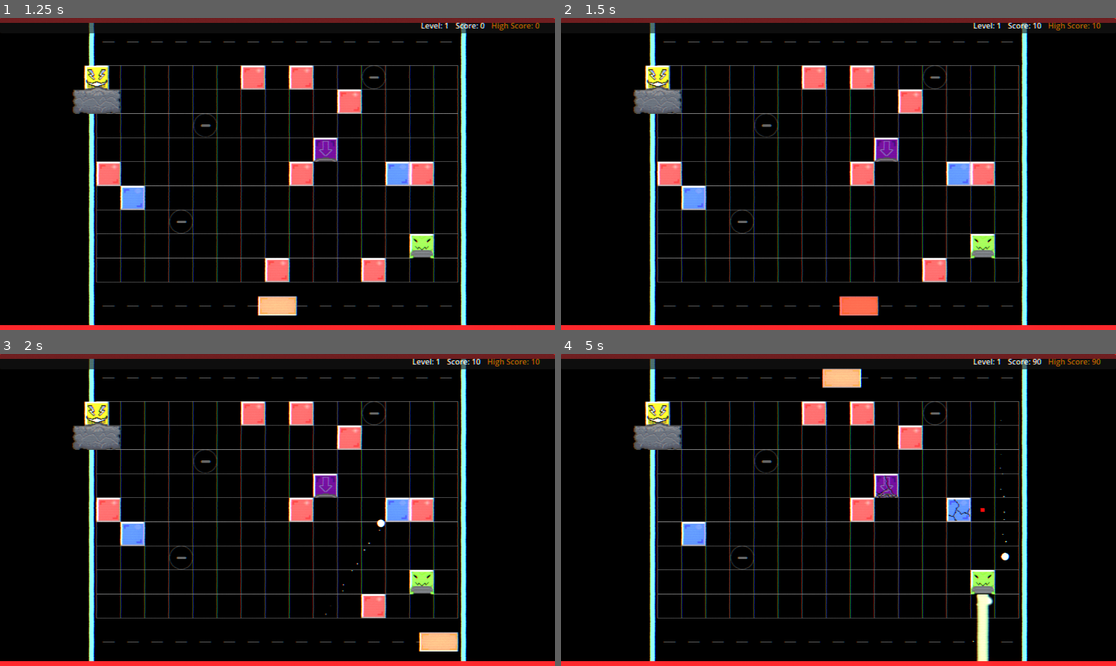
Above: before the commit, frames 1-4 (two rows, left to right).
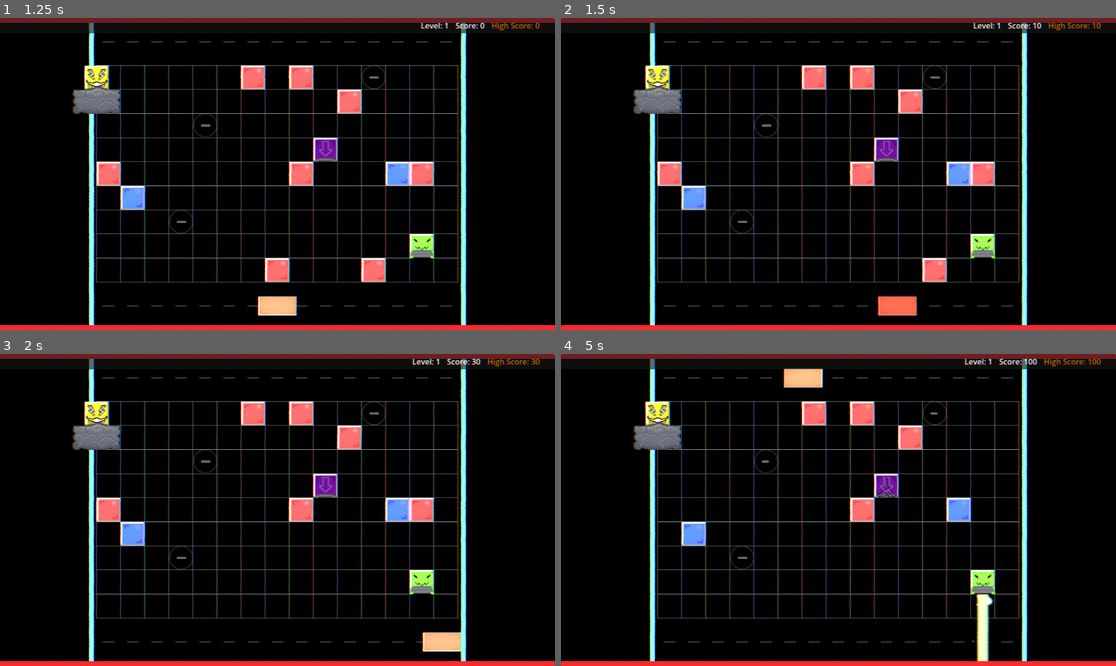
Above: after the commit, the same moments.

Repository: Nicheen/NotPong2025
Game: Godot game, scene res://scenes/menus/main_menu.tscn
The game is run twice, just before and just after one commit, with the same random seed, the same clock (stepped at 60 frames per second) and the same inputs.
Inputs (mouse positions are in pixels of both pictures, inside the frame that each line leads up to):
- Up to frame 1 (1.25 s): click "START GAME" at 0.5 s
- Up to frame 2 (1.5 s): tap Enter (ui_accept) at 1.25 s; move the mouse to (960, 158) at 1.27 s; hold D (move_right) from 1.28 s (still down); hold Shift (dash, bound only after the commit) from 1.28 s (still down)
- Up to frame 3 (2 s): keep holding D (move_right); keep holding Shift (dash, bound only after the commit); tap Enter (ui_accept) at 1.52 s
- Up to frame 4 (5 s): move the mouse to (727, 525) at 2.02 s; release D (move_right) at 2.03 s; release Shift (dash, bound only after the commit) at 2.03 s; hold S (teleport_down) 2.03-2.78 s; click (727, 525) at 2.1 s; tap Enter (ui_accept) at 2.27, 3.77, 4.52 s; tap Shift (dash, bound only after the commit) at 2.3, 3.6 s; move the mouse to (894, 441) at 2.77 s; hold D (move_right) 2.78-3.53 s; hold Shift (dash, bound only after the commit) 2.78-3.53 s; move the mouse to (810, 572) at 3.52 s; hold W (teleport_up) 3.53-4.28 s; move the mouse to (1005, 556) at 4.27 s; hold A (move_left) from 4.28 s (still down); hold Shift (dash, bound only after the commit) from 4.28 s (still down); click (1005, 556) at 4.35 s

Frame 1 is identical in both runs. In frame 2, 0.9% of the frame differs, in the area x 50-65%, y 89-96%; in frame 3, 0.6%; in frame 4, 1.3%, in the area x 37-98%, y 1-67%.

Commit message:
dash

Diff:
--- a/NOTPONG/effects/laser.tscn
+++ b/NOTPONG/effects/laser.tscn
@@ -139,7 +139,7 @@
 [node name="Line2D" type="Line2D" parent="."]
 unique_name_in_owner = true
 visible = false
-points = PackedVector2Array(40, 0, 1400, 0)
+points = PackedVector2Array(40, 0, 0, 0)
 texture = SubResource("ImageTexture_btyrk")
 texture_mode = 2
 begin_cap_mode = 2
--- a/NOTPONG/images/lila.svg
+++ /dev/null
@@ -1,3 +0,0 @@
-<svg xmlns="http://www.w3.org/2000/svg" width="200" height="200">
-  <rect width="200" height="200" fill="#800080"></rect>
-</svg>
--- a/NOTPONG/images/lime_green_square.svg
+++ /dev/null
@@ -1,4 +0,0 @@
-<svg width="64" height="64" viewBox="0 0 64 64" xmlns="http://www.w3.org/2000/svg">
-  <!-- Limegrön kvadrat -->
-  <rect x="4" y="4" width="56" height="56" fill="#32CD32" stroke="#228B22" stroke-width="2" rx="2"/>
-</svg>
--- a/NOTPONG/images/red_square.svg
+++ /dev/null
@@ -1,4 +0,0 @@
-<svg width="64" height="64" viewBox="0 0 64 64" xmlns="http://www.w3.org/2000/svg">
-  <!-- Röd kvadrat -->
-  <rect x="4" y="4" width="56" height="56" fill="#ff0000" stroke="#cc0000" stroke-width="2" rx="2"/>
-</svg>
--- a/NOTPONG/images/square_player_svg.svg
+++ /dev/null
@@ -1,26 +0,0 @@
-<svg width="128" height="64" viewBox="0 0 128 64" xmlns="http://www.w3.org/2000/svg">
-  <!-- Main rectangular body (2:1 ratio) -->
-  <rect x="4" y="4" width="120" height="56" fill="#4a90e2" stroke="#2c5aa0" stroke-width="2" rx="8"/>
-
-  <!-- Inner highlight -->
-  <rect x="8" y="8" width="112" height="48" fill="none" stroke="#6ba6f5" stroke-width="1" rx="6"/>
-
-  <!-- Cute eyes -->
-  <ellipse cx="40" cy="24" rx="8" ry="10" fill="#ffffff"/>
-  <ellipse cx="88" cy="24" rx="8" ry="10" fill="#ffffff"/>
-
-  <!-- Eye pupils -->
-  <circle cx="40" cy="26" r="4" fill="#2c5aa0"/>
-  <circle cx="88" cy="26" r="4" fill="#2c5aa0"/>
-
-  <!-- Eye shine/highlights -->
-  <circle cx="42" cy="24" r="1.5" fill="#ffffff"/>
-  <circle cx="90" cy="24" r="1.5" fill="#ffffff"/>
-
-  <!-- Cute smile -->
-  <path d="M 50 40 Q 64 48 78 40" stroke="#2c5aa0" stroke-width="2" fill="none" stroke-linecap="round"/>
-
-  <!-- Small blush marks -->
-  <ellipse cx="20" cy="35" rx="4" ry="2" fill="#ff9999" opacity="0.4"/>
-  <ellipse cx="108" cy="35" rx="4" ry="2" fill="#ff9999" opacity="0.4"/>
-</svg>
--- a/NOTPONG/project.godot
+++ b/NOTPONG/project.godot
@@ -51,6 +51,11 @@
 "events": [Object(InputEventMouseButton,"resource_local_to_scene":false,"resource_name":"","device":-1,"window_id":0,"a …(253 unchanged characters)…
 ]
 }
+dash={
+"deadzone": 0.2,
+"events": [Object(InputEventKey,"resource_local_to_scene":false,"resource_name":"","device":-1,"window_id":0,"alt_pressed":false,"shift_pressed":false,"ctrl_pressed":false,"meta_pressed":false,"pressed":false,"keycode":0,"physical_keycode":4194325,"key_label":0,"unicode":0,"location":0,"echo":false,"script":null)
+]
+}
 
 [layer_names]
 
--- a/NOTPONG/scripts/obj/player/player.gd
+++ b/NOTPONG/scripts/obj/player/player.gd
@@ -26,6 +26,10 @@
 # NEW: Knockback settings
 @export var knockback_resistance: float = 0.3  # How much knockback is reduced (0.0 = full knockback, 1.0 = no knockback)
 @export var knockback_recovery_time: float = 0.5  # How long knockback effects last
+
+@export var dash_distance: float = 80.0  # Distance to dash
+@export var dash_cooldown: float = 1.5   # Cooldown time in seconds
+@export var dash_grace_period: float = 1.5
 
 # NEW: Knockback state variables (add after existing internal variables)
 var knockback_velocity: Vector2 = Vector2.ZERO
@@ -52,6 +56,12 @@
 # Optional: Visual feedback
 @onready var sprite: Sprite2D = $Sprite2D
 var teleport_effect_duration: float = 0.1
+
+var dash_timer: float = 0.0
+var can_dash: bool = true
+var is_dashing: bool = false
+var dash_input_buffer: float = 0.0  # Buffer time for dash input
+var dash_grace_timer: float = 0.0   # Grace period timer
 var is_teleporting: bool = false
 
 # Signals
@@ -68,9 +78,12 @@
 func _physics_process(delta):
 	handle_teleport_cooldown(delta)
 	handle_shoot_cooldown(delta)
+	handle_dash_cooldown(delta)
+	handle_dash_grace_period(delta)
 	handle_movement(delta)
 	handle_teleport_input()
 	handle_shoot_input()
+	handle_dash_input()
 	handle_teleport_effect(delta)
 	handle_knockback(delta)
 	# NEW: Handle top wall time limit
@@ -430,7 +443,242 @@
 func get_max_health() -> int:
 	return max_health
 
-# NEW: Utility functions for checking top wall status
+func handle_dash_input():
+	"""Handle dash input - Shift key with grace period (ONLY while held)"""
+	if not can_dash:
+		return
+
+	# KRITISK FIX: Kolla om Shift är nedtryckt JUST NU
+	var shift_held = Input.is_action_pressed("dash")
+
+	# Om Shift inte är nedtryckt, avbryt grace period
+	if not shift_held and dash_grace_timer > 0.0:
+		print("🚫 Shift released during grace period - dash cancelled")
+		dash_grace_timer = 0.0
+		return
+
+	# Check for dash input (Shift key)
+	if Input.is_action_just_pressed("dash"):
+		# Get current input direction
+		var input_dir = Input.get_axis("move_left", "move_right")
+
+		if input_dir != 0:
+			# Has direction - perform dash immediately
+			perform_dash()
+		else:
+			# No direction - start grace period
+			print("⏰ Dash input detected but no direction - starting grace period (", dash_grace_period, " seconds)")
+			print("   (Keep holding Shift and press A/D to dash)")
+			dash_grace_timer = dash_grace_period
+
+func handle_dash_grace_period(delta):
+	"""Handle grace period for dash input"""
+	if dash_grace_timer <= 0.0:
+		return
+
+	dash_grace_timer -= delta
+
+	# KRITISK: Kolla om Shift fortfarande är nedtryckt
+	if not Input.is_action_pressed("dash"):
+		print("🚫 Shift released - grace period cancelled")
+		dash_grace_timer = 0.0
+		return
+
+	# Check if player starts moving during grace period
+	var input_dir = Input.get_axis("move_left", "move_right")
+	if input_dir != 0:
+		print("✨ Direction input detected during grace period - performing dash!")
+		perform_dash()
+		dash_grace_timer = 0.0  # Clear grace period
+		return
+
+	# Grace period expired
+	if dash_grace_timer <= 0.0:
+		print("⏰ Grace period expired - dash cancelled (no cooldown penalty)")
+		dash_grace_timer = 0.0
+
+func perform_dash():
+	"""Perform the dash movement"""
+	if not can_dash:
+		print("Dash on cooldown!")
+		return
+
+	# Get current input direction
+	var input_dir = Input.get_axis("move_left", "move_right")
+
+	# If no input, don't dash (this shouldn't happen due to grace period)
+	if input_dir == 0:
+		print("No direction input - dash cancelled")
+		return
+
+	print("🏃 DASHING ", "RIGHT" if input_dir > 0 else "LEFT")
+
+	# Clear any ongoing grace period
+	dash_grace_timer = 0.0
+
+	# Calculate dash direction (only horizontal)
+	var dash_direction = Vector2(input_dir, 0).normalized()
+
+	# Calculate target position
+	var current_pos = global_position
+	var target_pos = current_pos + (dash_direction * dash_distance)
+
+	# Clamp to play area bounds (så spelaren inte dashar utanför spelet)
+	var half_size = play_area_size * 0.5
+	var min_x = play_area_center.x - half_size.x + 25  # Leave some margin
+	var max_x = play_area_center.x + half_size.x - 25
+
+	target_pos.x = clamp(target_pos.x, min_x, max_x)
+
+	print("Dashing from ", current_pos, " to ", target_pos)
+
+	# Perform instant teleport (behåller nuvarande hastighet)
+	var current_velocity = velocity  # Spara nuvarande hastighet
+	global_position = target_pos
+	velocity = current_velocity  # Återställ hastighet efter dash
+
+	# Start cooldown and effects
+	start_dash_cooldown()
+	create_dash_afterimages(current_pos, dash_direction)
+	create_dash_effect()
+
+	print("Dash complete! Distance: ", current_pos.distance_to(target_pos), " pixels")
+
+func create_dash_afterimages(start_pos: Vector2, dash_direction: Vector2):
+	"""Create afterimage effect showing dash trail"""
+	if not sprite:
+		return
+
+	print("🌟 Creating dash afterimages")
+
+	# Create 3 afterimages spread out along the dash path
+	var afterimage_count = 3
+
+	for i in range(afterimage_count):
+		create_single_afterimage(start_pos, dash_direction, i, afterimage_count)
+
+func create_single_afterimage(start_pos: Vector2, dash_direction: Vector2, index: int, total_count: int):
+	"""Create a single afterimage sprite positioned along dash path"""
+	# Create afterimage sprite
+	var afterimage = Sprite2D.new()
+	afterimage.texture = sprite.texture
+	afterimage.scale = sprite.scale
+	afterimage.rotation = sprite.rotation
+
+	# Position afterimages along the dash path with better spacing
+	# index 0 = mest genomskinlig, spawnar där spelaren började (start_pos)
+	# index 1 = mellan-genomskinlig, spawnar 33% längs dash-vägen
+	# index 2 = minst genomskinlig, spawnar 66% längs dash-vägen
+	var progress_along_dash = float(index) / float(total_count - 1)  # 0.0, 0.5, 1.0
+	var afterimage_pos = start_pos + (dash_direction * dash_distance * progress_along_dash)
+
+	afterimage.global_position = afterimage_pos
+
+	# Set transparency - mest genomskinlig längst bak, minst genomskinlig närmast spelaren
+	# index 0 (start) = mest genomskinlig (0.3)
+	# index 1 (mitt) = mellan (0.5)
+	# index 2 (slut) = minst genomskinlig (0.7)
+	var alpha = 0.3 + (float(index) / float(total_count - 1) * 0.4)  # 0.3, 0.5, 0.7
+	afterimage.modulate = Color(1.0, 1.0, 1.0, alpha)
+
+	# Add to scene
+	get_tree().current_scene.add_child(afterimage)
+
+	print("   Afterimage ", index + 1, " created at ", afterimage_pos, " with alpha ", alpha)
+
+	# Animate afterimage - fade out 5x snabbare (0.16 sekunder istället för 0.8)
+	var fade_duration = 0.16  # 5x snabbare än tidigare
+	var afterimage_tween = create_tween()
+	afterimage_tween.set_parallel(true)
+
+	# Fade out mycket snabbare
+	afterimage_tween.tween_property(afterimage, "modulate:a", 0.0, fade_duration)
+
+	# Slight forward movement (mindre rörelse, snabbare)
+	var drift_distance = 8  # Mindre drift än tidigare (8 istället för 15)
+	var drift_target = afterimage_pos + (dash_direction * drift_distance)
+	afterimage_tween.tween_property(afterimage, "global_position", drift_target, fade_duration * 0.7)
+
+	# Scale down slightly (snabbare animation)
+	afterimage_tween.tween_property(afterimage, "scale", sprite.scale * 0.9, fade_duration)
+
+	# Clean up afterimage snabbare
+	afterimage_tween.tween_callback(func():
+		if is_instance_valid(afterimage):
+			afterimage.queue_free()
+			print("   Afterimage ", index + 1, " cleaned up")
+	).set_delay(fade_duration)
+
+func start_dash_cooldown():
+	"""Start dash cooldown"""
+	can_dash = false
+	dash_timer = dash_cooldown
+	print("Dash cooldown started - ", dash_cooldown, " seconds")
+
+func handle_dash_cooldown(delta):
+	"""Handle dash cooldown timer"""
+	if not can_dash:
+		dash_timer -= delta
+		if dash_timer <= 0:
+			can_dash = true
+			print("✨ Dash ready!")
+
+func create_dash_effect():
+	"""Visual effect for dash on player"""
+	if not sprite:
+		return
+
+	# Flash effect - snabb cyan blink på spelaren
+	var dash_tween = create_tween()
+	dash_tween.set_parallel(true)
+
+	# Quick flash sequence
+	dash_tween.tween_property(sprite, "modulate", Color.CYAN, 0.05)
+	dash_tween.tween_property(sprite, "modulate", Color.WHITE, 0.05)
+	dash_tween.tween_property(sprite, "modulate", Color.CYAN, 0.05)
+	dash_tween.tween_property(sprite, "modulate", Color.WHITE, 0.05)
+
+	# Kort scale effect för att visa "speed"
+	var original_scale = sprite.scale
+	dash_tween.tween_property(sprite, "scale", original_scale * 1.2, 0.1)
+	dash_tween.tween_property(sprite, "scale", original_scale, 0.1)
+
+# UTILITY FUNKTIONER för UI/debugging
+
+func get_dash_cooldown_remaining() -> float:
+	"""Get remaining dash cooldown time"""
+	if can_dash:
+		return 0.0
+	return dash_timer
+
+func get_dash_grace_remaining() -> float:
+	"""Get remaining grace period time"""
+	return dash_grace_timer
+
+func is_dash_ready() -> bool:
+	"""Check if dash is ready"""
+	return can_dash
+
+func is_in_grace_period() -> bool:
+	"""Check if currently in grace period"""
+	return dash_grace_timer > 0.0
+
+func is_shift_held() -> bool:
+	"""Check if Shift is currently held down"""
+	return Input.is_action_pressed("dash")
+
+func get_dash_info() -> Dictionary:
+	"""Get dash state info for debugging"""
+	return {
+		"can_dash": can_dash,
+		"cooldown_remaining": get_dash_cooldown_remaining(),
+		"grace_remaining": get_dash_grace_remaining(),
+		"in_grace_period": is_in_grace_period(),
+		"shift_held": is_shift_held(),
+		"dash_distance": dash_distance,
+		"is_dashing": is_dashing
+	}
+
 func get_remaining_top_time() -> float:
 	"""Get remaining time on top wall"""
 	if not is_on_top_wall:
Binary file removed: NOTPONG/images/Bomb.png
Binary file removed: NOTPONG/images/ChatGPT Image 29 juli 2025 11_23_47.png
Not shown, removed: NOTPONG/images/ChatGPT Image 29 juli 2025 11_23_47.png.import
Binary file added: NOTPONG/images/Heart.png
Binary file removed: NOTPONG/images/PlayerHappy.png
Not shown, removed: NOTPONG/images/PlayerHappy.png.import
Not shown, removed: NOTPONG/images/lila.svg.import
Not shown, removed: NOTPONG/images/lime_green_square.svg.import
Not shown, removed: NOTPONG/images/red_square.svg.import
Not shown, removed: NOTPONG/images/square_player_svg.svg.import
Not shown: 1 places in NOTPONG/scenes/obj/Enemy.tscn that only renumber resources
Not shown: 1 places in NOTPONG/scenes/obj/bosses/Boss1.tscn that only renumber resources
